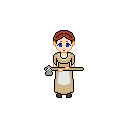
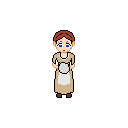
Two versions of the same layered image (128x128). Layer-by-layer changes:
hid "iaxe_idle_down" over [44, 41, 84, 76]
added layer "humo" above "crafting_with_hands" over [44, 41, 84, 76]
added layer "crafting_with_hands" above "idle_down" over [44, 41, 84, 76]
